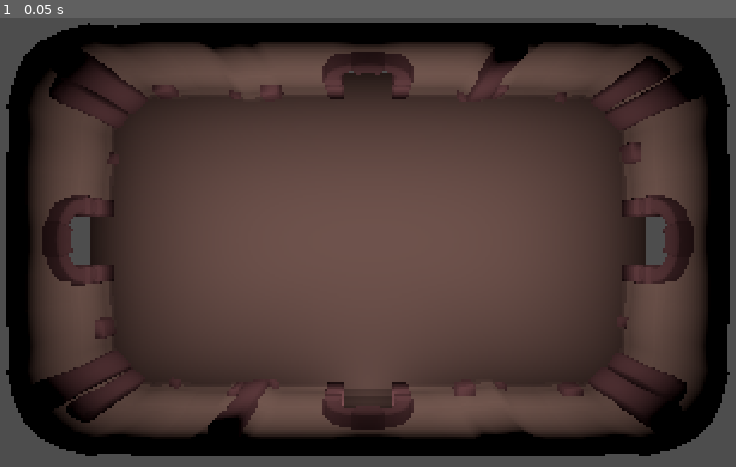
Above: before the commit, frame 1.
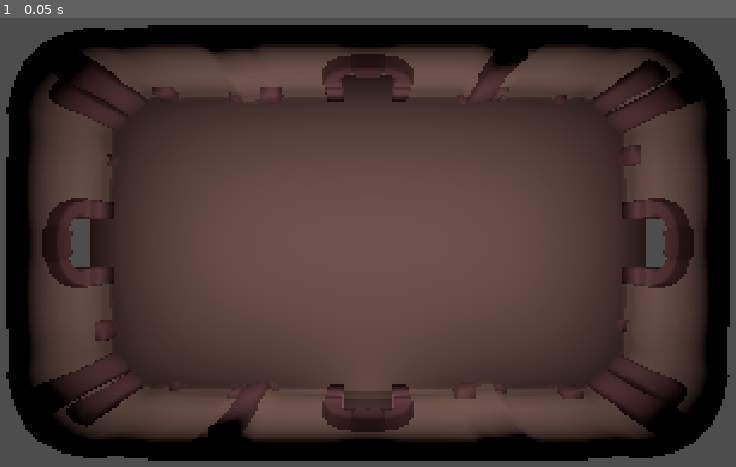
Above: after the commit, the same moment.

Repository: panable/brackeysjam-2026.2
Game: Godot game, scene res://Scenes/Dungeons/Dungeon2.tscn
Same seed, same stepped clock (60 frames per second), same inputs: the game is played once before the commit and once after it. This scene is started directly instead of the project's main scene.
Inputs:
- Up to frame 1 (0.05 s): no input

The runs differ from the first frame. In frame 1, 4.5% of the frame differs, in the area x 0-100%, y 1-99%.

Commit message:
dungeon 2-6 done, and fix bug of colliding with old room before portaling

Diff:
--- a/Player.gd
+++ b/Player.gd
@@ -1,3 +1,4 @@
+class_name Player
 extends CharacterBody3D
 
 # How fast the player moves in meters per second.
@@ -7,6 +8,12 @@
 var can_move = true
 
 var target_velocity = Vector3.ZERO
+@onready var collider: CollisionShape3D = $CollisionShape3D
+
+func DisableCollider():
+	collider.set_deferred("disabled", false)
+func EnableCollider():
+	collider.set_deferred("collider", false)
 
 func _physics_process(delta):
 	var direction = Vector3.ZERO
--- a/Scenes/Dungeons/Dungeon2.tscn
+++ b/Scenes/Dungeons/Dungeon2.tscn
@@ -13,13 +13,13 @@
 
 [node name="West" parent="Doorways/Entrances" unique_id=891237568 instance=ExtResource("2_qvmbe")]
 transform = Transform3D(1, 0, 0, 0, 1, 0, 0, 0, 1, -10, 0.8, 4)
+collision_layer = 8
 destination_room = "uid://c46iv1yhdp6o8"
 destination_entrace = "East"
 
 [node name="East" parent="Doorways/Entrances" unique_id=1577175293 instance=ExtResource("2_qvmbe")]
 transform = Transform3D(-1, 0, 8.742278e-08, 0, 1, 0, -8.742278e-08, 0, -1, 10.1, 0.8, 4)
-destination_room = "uid://c46iv1yhdp6o8"
-destination_entrace = "East"
+destination_room = "uid://b84wsgd42d8wy"
 
 [node name="North" parent="Doorways/Entrances" unique_id=1123465142 instance=ExtResource("2_qvmbe")]
 transform = Transform3D(-4.371139e-08, 0, -1, 0, 1, 0, 1, 0, -4.371139e-08, 0, 0.8, -2.05)
@@ -38,7 +38,7 @@
 gizmo_extents = 0.26
 
 [node name="East" type="Marker3D" parent="Doorways/Exits" unique_id=1292777004]
-transform = Transform3D(-1, 0, 8.742278e-08, 0, 1, 0, -8.742278e-08, 0, -1, 8.6, 0.8, 4)
+transform = Transform3D(-1, 0, 8.742278e-08, 0, 1, 0, -8.742278e-08, 0, -1, 8, 0.8, 4)
 gizmo_extents = 0.26
 
 [node name="North" type="Marker3D" parent="Doorways/Exits" unique_id=2092327952]
@@ -50,7 +50,7 @@
 gizmo_extents = 0.26
 
 [node name="Camera3D" type="Camera3D" parent="." unique_id=1255471594]
-transform = Transform3D(1, 0, 0, 0, -4.371139e-08, 1, 0, -1, -4.371139e-08, 0, 17.345459, 4.0915546)
+transform = Transform3D(1, 0, 0, 0, -4.371139e-08, 1, 0, -1, -4.371139e-08, 0, 17.345, 4)
 fov = 50.0
 
 [node name="Room1" parent="." unique_id=20324241 instance=ExtResource("1_hpoia")]
--- /dev/null
+++ b/Scenes/Dungeons/Dungeon6.tscn
@@ -0,0 +1,35 @@
+[gd_scene format=3 uid="uid://b84wsgd42d8wy"]
+
+[ext_resource type="Script" uid="uid://dlwfb4ud68h73" path="res://Scripts/dungeon.gd" id="1_1gm4o"]
+[ext_resource type="PackedScene" uid="uid://c1aylrnw1jm4c" path="res://Scenes/Dungeons/door_portal.tscn" id="1_5wqkb"]
+[ext_resource type="PackedScene" uid="uid://cd0b4lm327dcf" path="res://Scenes/Rooms/Room6.tscn" id="1_q3gmn"]
+
+[node name="Dungeon6" type="Node3D" unique_id=1901591532]
+script = ExtResource("1_1gm4o")
+
+[node name="Room1" parent="." unique_id=20324241 instance=ExtResource("1_q3gmn")]
+transform = Transform3D(-4.371139e-08, 0, -1, 0, 1, 0, 1, 0, -4.371139e-08, 0.1, 0, -0.1)
+
+[node name="Doorways" type="Node" parent="." unique_id=1663652186]
+
+[node name="Entrances" type="Node" parent="Doorways" unique_id=250201922]
+
+[node name="North" parent="Doorways/Entrances" unique_id=891237568 instance=ExtResource("1_5wqkb")]
+transform = Transform3D(1, 0, 0, 0, 1, 0, 0, 0, 1, 4, 0.8, -2)
+destination_room = "uid://d2grl2bxa2jud"
+
+[node name="West" parent="Doorways/Entrances" unique_id=1354513656 instance=ExtResource("1_5wqkb")]
+transform = Transform3D(-4.3711385e-08, 0, 0.99999994, 0, 1, 0, -0.99999994, 0, -4.3711385e-08, -10.084807, 0.8, 4.073648)
+destination_entrace = "East"
+
+[node name="Exits" type="Node" parent="Doorways" unique_id=1193488594]
+
+[node name="North" type="Marker3D" parent="Doorways/Exits" unique_id=1295857086]
+transform = Transform3D(1, 0, 0, 0, 1, 0, 0, 0, 1, 4, 0.8, 0)
+
+[node name="West" type="Marker3D" parent="Doorways/Exits" unique_id=1027977729]
+transform = Transform3D(-0.1736482, 0, 0.9848077, 0, 1, 0, -0.9848077, 0, -0.1736482, -8.115191, 0.8, 3.7263515)
+
+[node name="Camera3D" type="Camera3D" parent="." unique_id=1556554726]
+transform = Transform3D(1, 0, 0, 0, -4.371139e-08, 1, 0, -1, -4.371139e-08, 0, 17.244999, 3.9783921)
+fov = 50.0
--- a/Scenes/world_manager.gd
+++ b/Scenes/world_manager.gd
@@ -1,23 +1,31 @@
 extends Node
 
-@onready var playa: CharacterBody3D = $"../playa"
+@onready var playa: Player = $"../playa"
 
 @export
 var current_dungeon: Dungeon
 
 func transition_dungeon(destination_room: String, destination_entrace: String):
+	playa.set_collision_layer_value(3, false)
+	playa.set_collision_layer_value(1, false)
+	playa.set_physics_process(false)
+
 	current_dungeon.queue_free()
+	await get_tree().physics_frame
 	var dungeon_scene := load(destination_room) as PackedScene
 	current_dungeon = dungeon_scene.instantiate() as Dungeon
+
+	get_tree().current_scene.add_child(current_dungeon)
+
+	var exit: Marker3D = current_dungeon.get_node_or_null("Doorways/Exits/" + destination_entrace)
+
+	playa.global_position = exit.global_position
+
 	current_dungeon.transition_requested.connect(transition_dungeon)
-	get_tree().current_scene.add_child(current_dungeon)
-	var exit: Marker3D = current_dungeon.get_node_or_null("Doorways/Exits/" + destination_entrace)
-	print(destination_entrace)
-	print(exit)
-	if exit:
-		print("Exit at " + str(exit.transform))
-		playa.global_position = exit.global_position
+	await get_tree().physics_frame
+	playa.set_collision_layer_value(3, true)
+	playa.set_collision_layer_value(1, true)
+	playa.set_physics_process(true)
 
 func _ready() -> void:
-	print("World manager is managing...")
 	current_dungeon.transition_requested.connect(transition_dungeon)
--- a/Scripts/door_portal.gd
+++ b/Scripts/door_portal.gd
@@ -13,5 +13,4 @@
 	player_entered.connect(dungeon._on_door_portal_player_entered)
 
 func _on_body_entered(body: Node3D) -> void:
-	print("Player entered portal...")
 	player_entered.emit(destination_room, destination_entrace)
